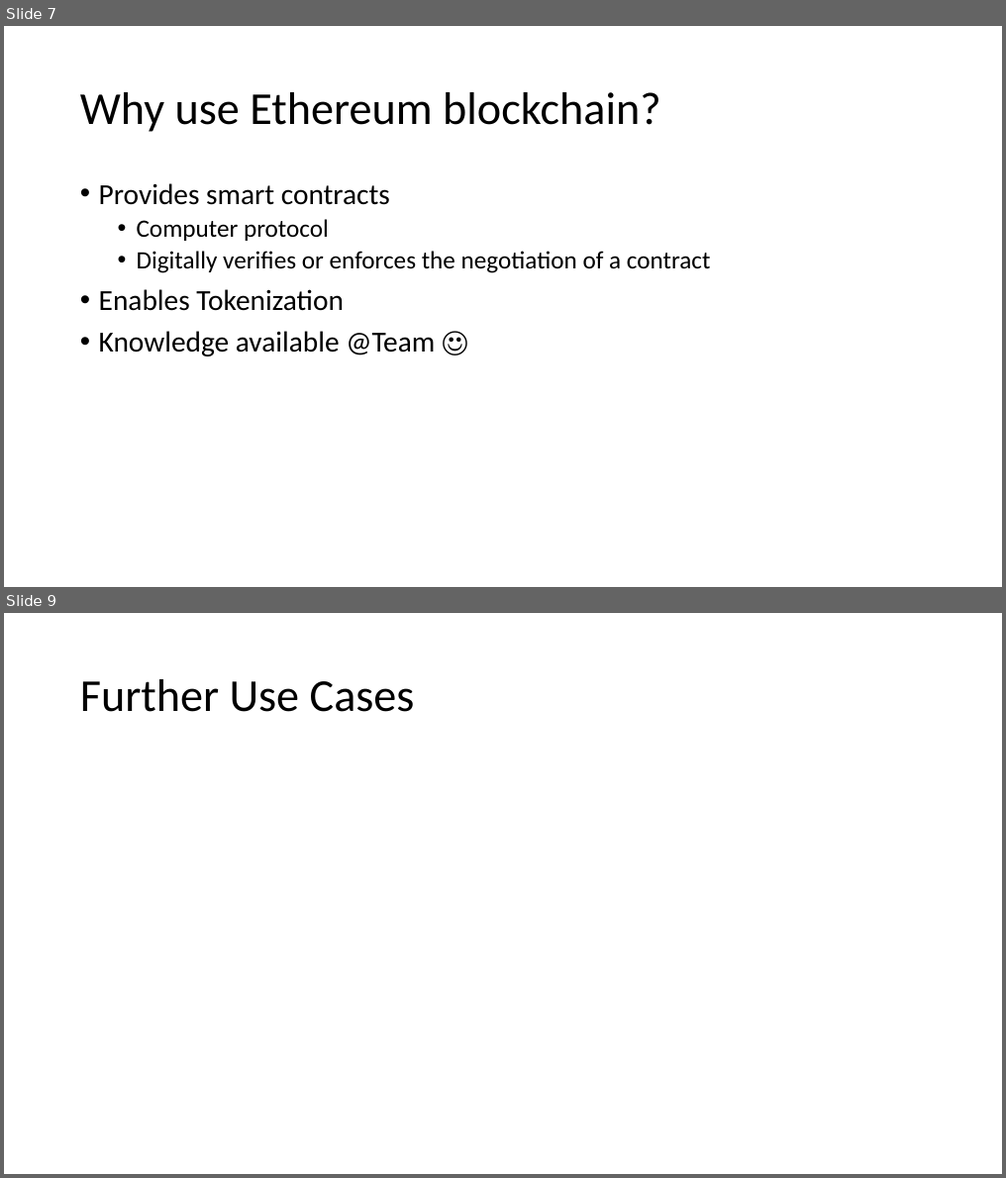
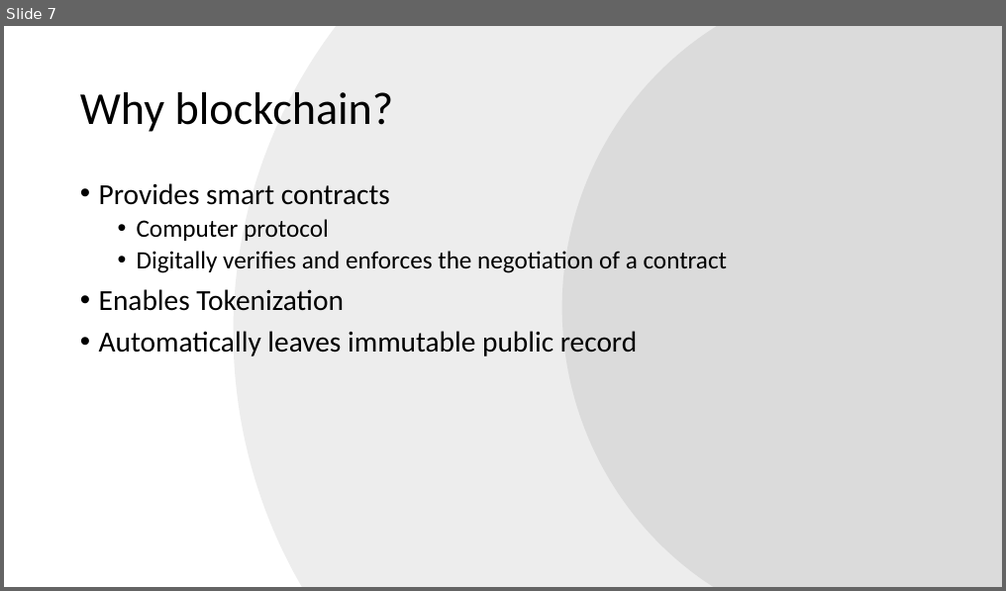
Before and after one commit to JuanPedroGHM/ChainReaction, a slide deck: chainreaction_pitch_2018_02_03_18-00-00.pptx. Shown one above the other, each under a label of ours: slides 7 and 9 before the commit, slide 7 after it; the slides between them are not shown. The pictures are 1006x1178 and 1006x591 pixels, drawn with LibreOffice and Linux fonts; fonts in the diff are those of the drawing. Boxes give left, top, right and bottom in pixels: in the first picture for what was removed or moved away, otherwise in the second. Text is boxed around its words. In the diff, an @@ line names an element or a change of style, - is before the commit and + after.

```diff
--- a/chainreaction_pitch_2018_02_03_18-00-00.pptx
+++ b/chainreaction_pitch_2018_02_03_18-00-00.pptx
@@ slide 9 removed at bbox=[4, 613, 1002, 1174], background #FFFFFF @@
@@ title removed at bbox=[80, 679, 415, 712] @@
-Further Use Cases
@@ slide 7 changed as well @@
@@ ellipse added at bbox=[233, 26, 1002, 587], fill #EDEDED @@
@@ ellipse added at bbox=[562, 26, 1002, 587], fill #DBDBDB @@
@@ title at bbox=[80, 92, 394, 132]: text changed @@
-Why use Ethereum blockchain?
+Why blockchain?
@@ text at bbox=[137, 251, 728, 274]: text changed @@
-  • Digitally verifies or enforces the negotiation of a contract
+  • Digitally verifies and enforces the negotiation of a contract
@@ text at bbox=[99, 331, 637, 357]: text changed @@
-• Knowledge available @Team ☺
+• Automatically leaves immutable public record
```
Also in this commit, not shown: 4 other slides changed, 5 slides added, 3 other slides removed.
